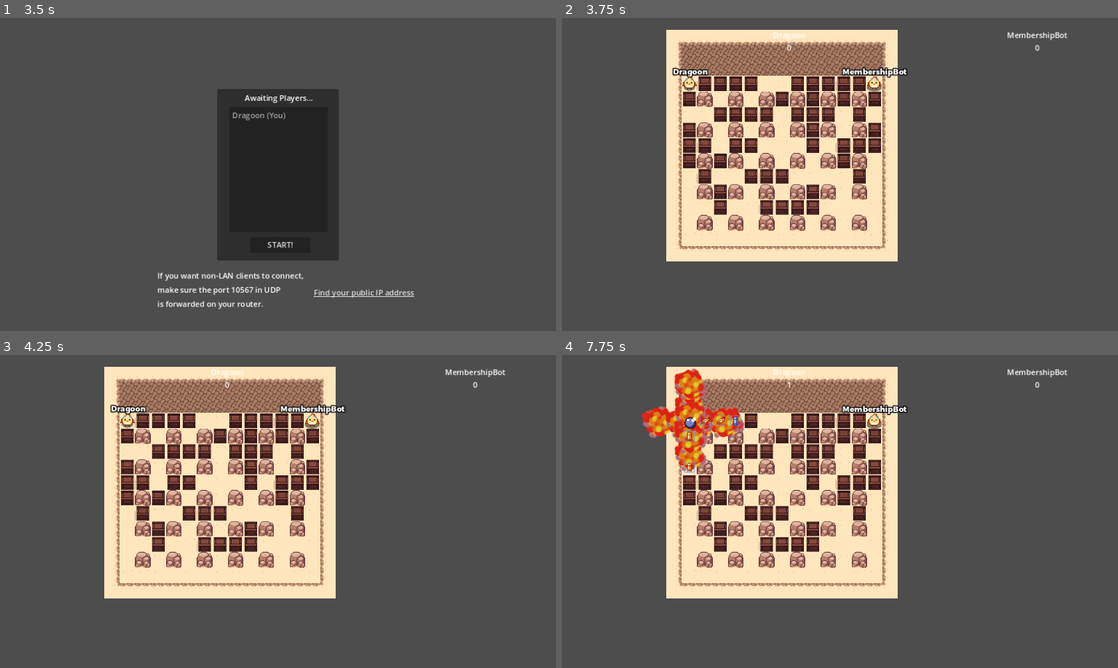
Above: before the commit, frames 1-4 (two rows, left to right).
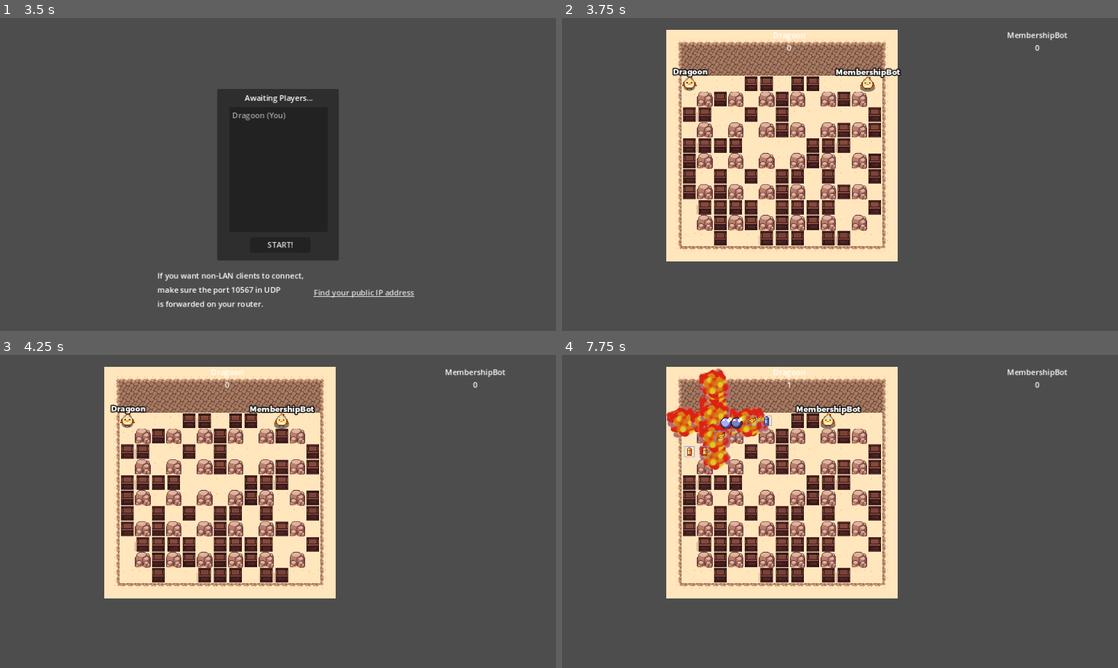
Above: after the commit, the same moments.

Repository: Dragoon-Project-Squad/bomberbird
Game: Godot game, scene res://scenes/main_menu.tscn
Two runs of this game, one before a commit and one after it. Both use one fixed random seed, a clock stepped at 60 frames per second and the inputs below. Sound files missing from this copy of the repository are replaced by a short silence.
Inputs:
- Up to frame 1 (3.5 s): click "Single Player" at 0.5 s; click "Single Player" at 1.25 s; click "Multiplayer" at 2 s; click "Host" at 2.75 s
- Up to frame 2 (3.75 s): click "START!" at 3.5 s
- Up to frame 3 (4.25 s): no input
- Up to frame 4 (7.75 s): hold D (move_right) 4.28-5.03 s; hold Space (set_bomb) 4.28-5.03 s; hold S (move_down) 5.03-5.78 s; tap Space (set_bomb) at 5.1, 6.6 s; hold D (move_right) 5.78-6.53 s; hold Space (set_bomb) 5.78-6.53 s; hold W (move_up) 6.53-7.28 s; hold A (move_left) from 7.28 s (still down); hold Space (set_bomb) from 7.28 s (still down)

Frame 1 is identical in both runs. In frame 2, 7.4% of the frame differs, in the area x 21-63%, y 15-73%; in frame 3, 7.5%; in frame 4, 10%, in the area x 14-63%, y 4-73%.

Commit message:
fixed #45

Diff:
--- a/scripts/world.gd
+++ b/scripts/world.gd
@@ -11,7 +11,7 @@
 const initial_height = 13
 var map_width = initial_width
 var map_height = initial_height
-var map_offset = 0 #Shifts map four rows down for UI, only used if map is randomly created
+var map_offset = 2 #Shifts map four rows down for UI, only used if map is randomly created
 var rng = RandomNumberGenerator.new()
 
 func _ready() -> void:
@@ -68,19 +68,19 @@
 		# Top Left
 		[Vector2i(1, 1 + map_offset),
 		Vector2i(1, 2 + map_offset),
-		Vector2i(1, 3 + map_offset)],
+		Vector2i(2, 1 + map_offset)],
 		# Top Right
 		[Vector2i(map_width - 2, 1 + map_offset),
 		Vector2i(map_width - 2, 2 + map_offset),
-		Vector2i(map_width - 2, 3 + map_offset)],
+		Vector2i(map_width - 3, 1 + map_offset)],
 		# Bottom Left
 		[Vector2i(1, map_height - 2 + map_offset),
 		Vector2i(1, map_height - 3 + map_offset),
-		Vector2i(1, map_height - 4 + map_offset)],
+		Vector2i(2, map_height - 2 + map_offset)],
 		# Bottom Right
 		[Vector2i(map_width - 2, map_height - 2 + map_offset),
 		Vector2i(map_width - 2, map_height - 3 + map_offset),
-		Vector2i(map_width - 2, map_height - 4 + map_offset)]
+		Vector2i(map_width - 3, map_height - 2 + map_offset)]
 	]
 
 	# Randomly place breakable walls on Layer 1
@@ -101,6 +101,7 @@
 				if current_cell in corner:
 					skip_current_cell = true
 					break
+			#Skip cells adjacent to spawn zones
 			if skip_current_cell:
 				continue
 			if is_cell_empty(unbreakable_layer, current_cell):
